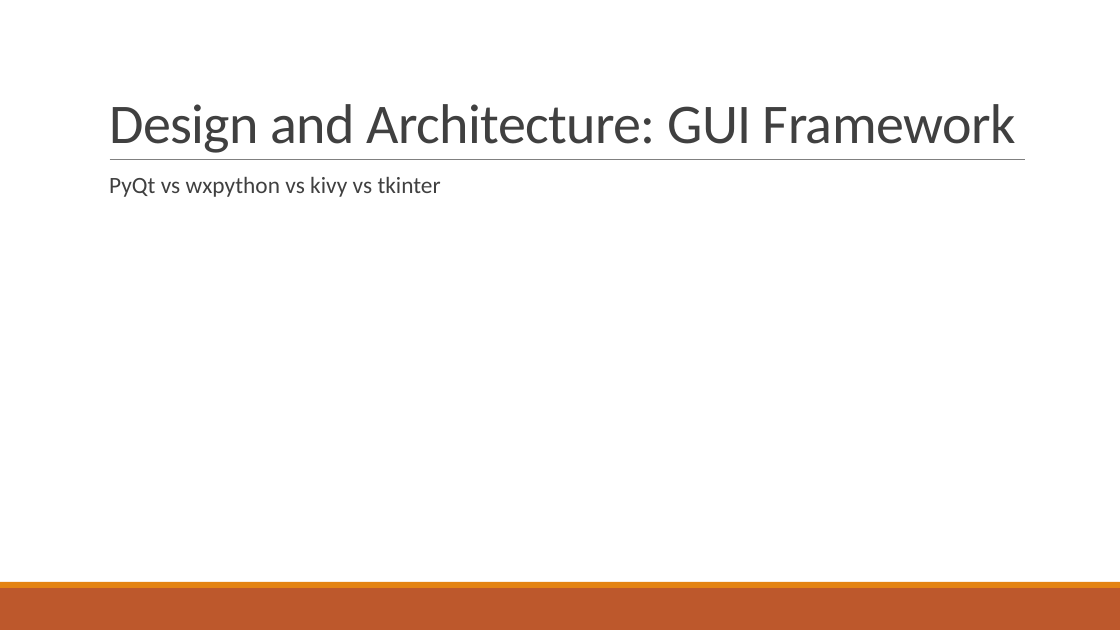
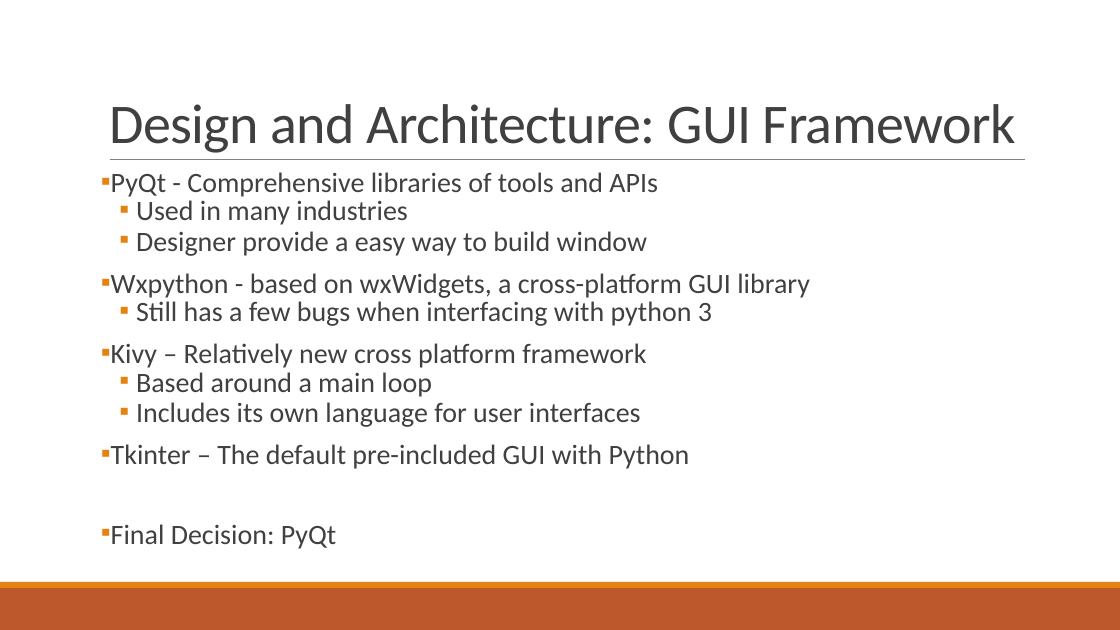
Before and after one commit to SDSMT-CSC464-F15/dancesoft, a slide deck: slide 8 of Sprint 1/DanceSoft powerpoint.pptx. Drawn at 1120x630 pixels with LibreOffice and Linux fonts; fonts in the diff are those of the drawing. Boxes give left, top, right and bottom in pixels: in the first picture for what was removed or moved away, otherwise in the second. Text is boxed around its words. In the diff, an @@ line names an element or a change of style, - is before the commit and + after.

Commit message:
Updated and did some slides
need to add images to my slides still

```diff
--- a/Sprint 1/DanceSoft powerpoint.pptx
+++ b/Sprint 1/DanceSoft powerpoint.pptx
@@ text at (111,172,810,549): text changed; size 20 to 24 pt @@
-  PyQt vs wxpython vs kivy vs tkinter
+▪ PyQt - Comprehensive libraries of tools and APIs
+  ▪ Used in many industries
+  ▪ Designer provide a easy way to build window
+▪ Wxpython - based on wxWidgets, a cross-platform GUI library
+  ▪ Still has a few bugs when interfacing with python 3
+▪ Kivy – Relatively new cross platform framework
+  ▪ Based around a main loop
+  ▪ Includes its own language for user interfaces
+▪ Tkinter – The default pre-included GUI with Python
+▪ Final Decision: PyQt
```
Also in this commit, not shown: 5 other slides changed.
